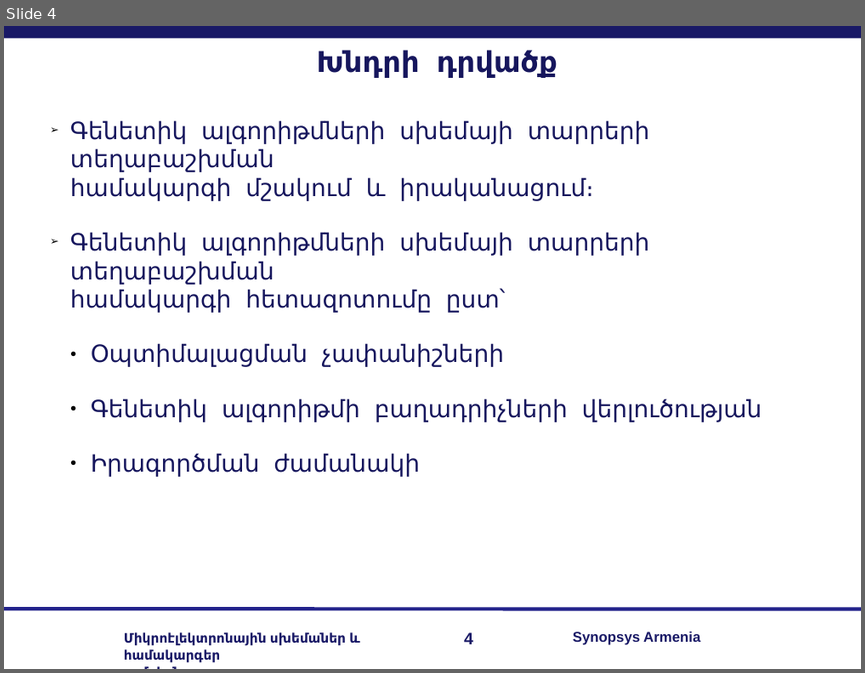
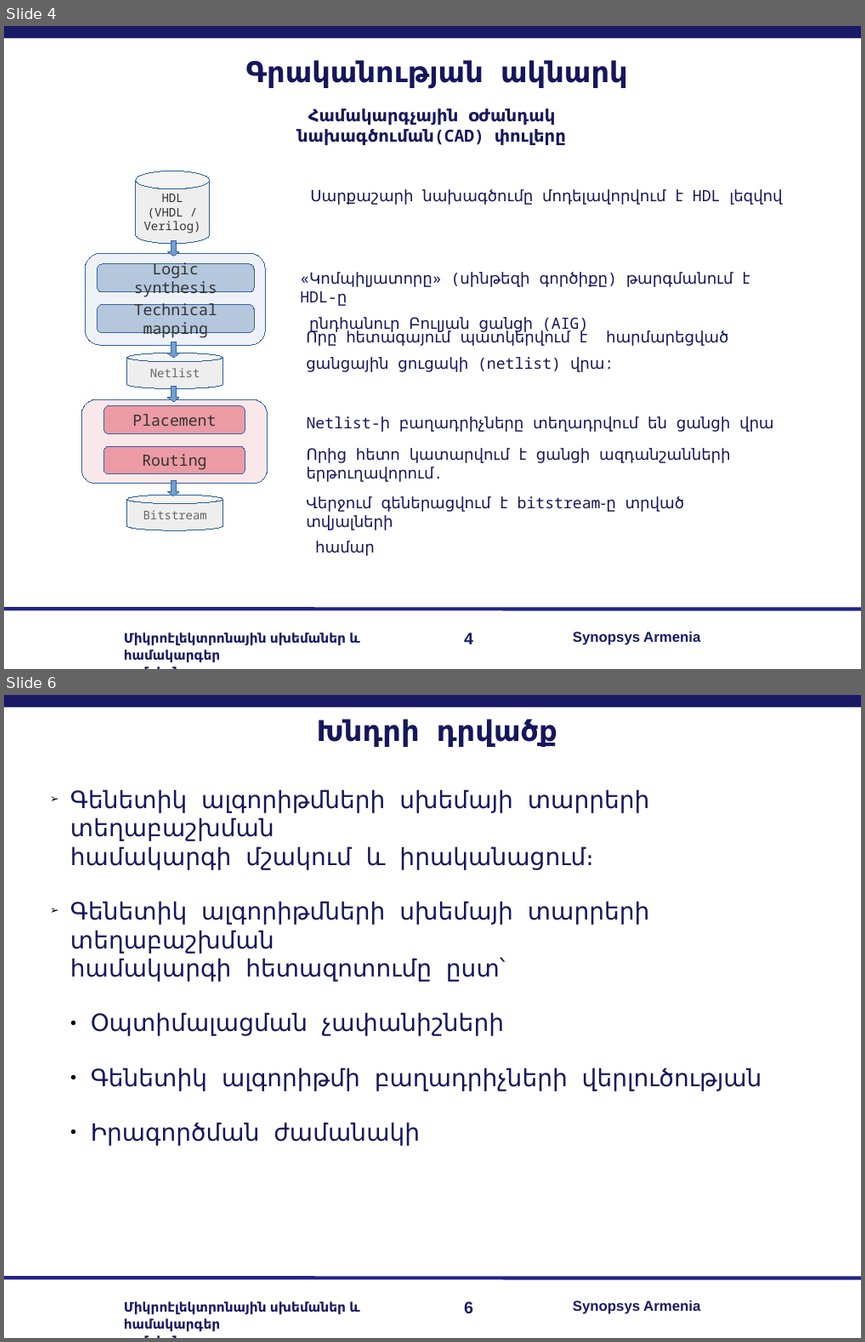
Before and after one commit to lomikist/diploma, a slide deck: reserches/հիմնական/Arman Sargsyan.odp. Shown one above the other, each under a label of ours: slide 4 before the commit, slides 4 and 6 after it; the slides between them are not shown. The pictures are 865x673 and 865x1342 pixels, drawn with LibreOffice and Linux fonts; fonts in the diff are those of the drawing; background and template pictures are left out. Boxes give left, top, right and bottom in pixels: in the first picture for what was removed or moved away, otherwise in the second. Text is boxed around its words. In the diff, an @@ line names an element or a change of style, - is before the commit and + after.

```diff
--- a/reserches/հիմնական/Arman Sargsyan.odp
+++ b/reserches/հիմնական/Arman Sargsyan.odp
@@ slide 4 added at (4,26,861,669), background #FFFFFF; not listed: 5 template elements that a slide beside it also shows @@
@@ text added at (246,60,628,88), 24 pt, text #16165D, bold @@
+Գրականության ակնարկ
@@ text added at (297,108,566,145), 14 pt, text #16165D, bold @@
+Համակարգչային օժանդակ նախագծուման(CAD) փուլերը
@@ cylinder added at (135,170,209,244), fill #EEEEEE, outline #2A6099 0 pt, 10 pt, text #333333 @@
+HDL
+(VHDL / Verilog)
@@ text added at (310,189,782,204), 13 pt, text #16165D @@
+Սարքաշարի նախագծումը մոդելավորվում է HDL լեզվով
@@ rounded rectangle added at (86,253,265,345), fill #DEE6EF at 50% opacity, outline #3465A4 0 pt @@
@@ down arrow added at (168,240,179,256), fill #729FCF, outline #3465A4 0 pt @@
@@ rounded rectangle added at (98,264,254,292), fill #B4C7DC, outline #3465A4 0 pt, 13 pt, text #333333 @@
+Logic synthesis
@@ text added at (300,272,749,334), 13 pt, text #16165D @@
+«Կոմպիլյատորը» (սինթեզի գործիքը) թարգմանում է HDL-ը
+ընդհանուր Բուլյան ցանցի (AIG)
@@ rounded rectangle added at (98,305,254,333), fill #B4C7DC, outline #3465A4 0 pt, 13 pt, text #333333 @@
+Technical mapping
@@ text added at (306,330,728,372), 13 pt, text #16165D @@
+Որը հետագայում պատկերվում է հարմարեցված
+ցանցային ցուցակի (netlist) վրա:
@@ cylinder added at (127,352,223,388), fill #EEEEEE, outline #2A6099 0 pt, 10 pt, text #666666 @@
+Netlist
@@ down arrow added at (168,341,179,357), fill #729FCF, outline #3465A4 0 pt @@
@@ rounded rectangle added at (82,399,267,483), fill #F7D1D5 at 50% opacity, outline #3465A4 0 pt @@
@@ rounded rectangle added at (104,406,245,434), fill #EC9BA4, outline #3465A4 0 pt, 13 pt, text #333333 @@
+Placement
@@ down arrow added at (168,386,179,402), fill #729FCF, outline #3465A4 0 pt @@
@@ text added at (307,416,774,463), 13 pt, text #16165D @@
+Netlist-ի բաղադրիչները տեղադրվում են ցանցի վրա
+Որից հետո կատարվում է ցանցի ազդանշանների երթուղավորում․
@@ rounded rectangle added at (104,446,245,474), fill #EC9BA4, outline #3465A4 0 pt, 13 pt, text #333333 @@
+Routing
@@ down arrow added at (168,480,179,495), fill #729FCF, outline #3465A4 0 pt @@
@@ cylinder added at (127,494,223,531), fill #EEEEEE, outline #2A6099 0 pt, 10 pt, text #666666 @@
+Bitstream
@@ text added at (306,496,685,556), 13 pt, text #16165D @@
+Վերջում գեներացվում է bitstream֊ը տրված տվյալների
+համար
@@ what was slide 4 is now slide 6 @@
@@ page number at (464,1301,473,1313): text changed @@
-4
+6
```
Also in this commit, not shown: 3 slides changed, 8 other slides added, 4 slides removed, 10 other files.
